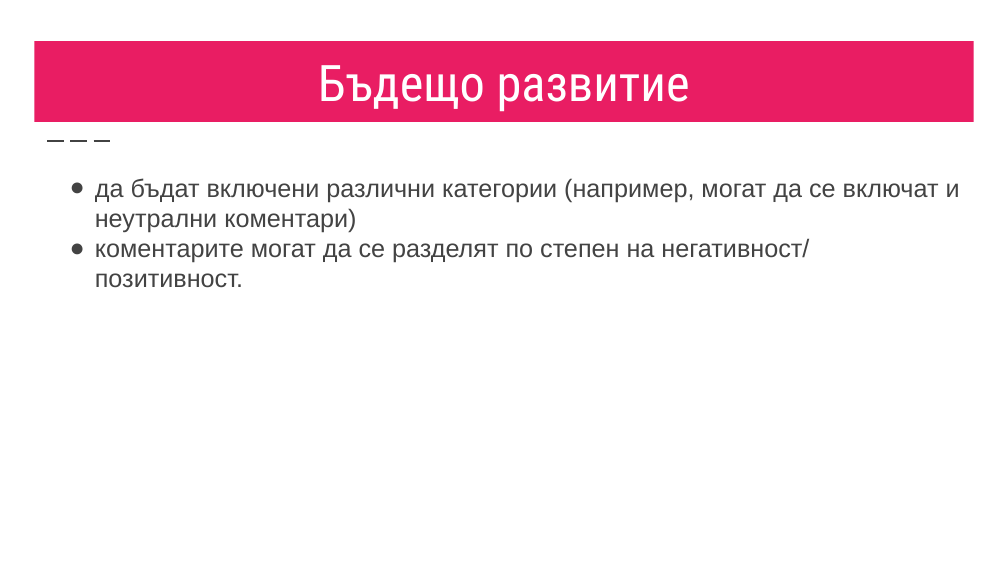
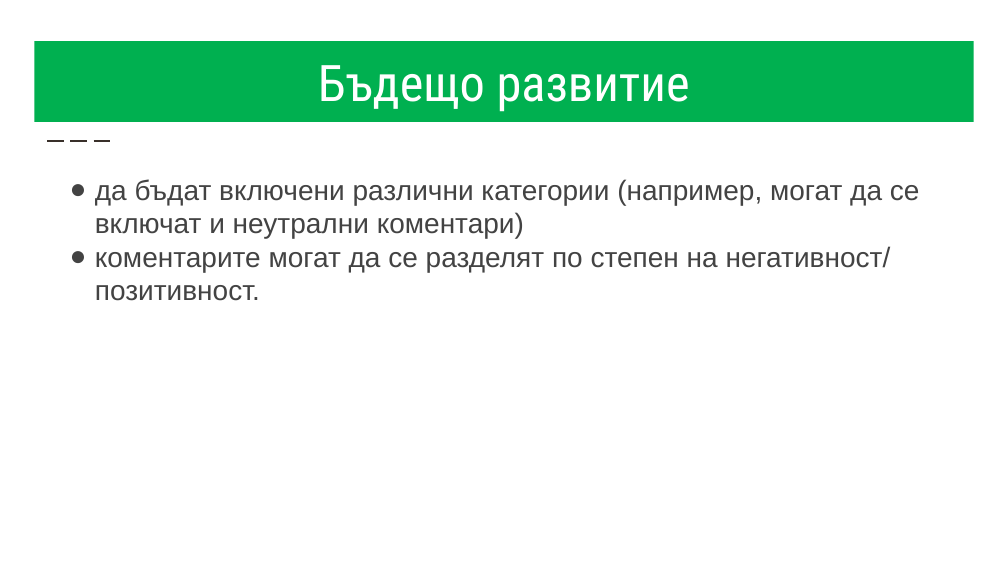
Before and after one commit to skeleta/BGMamaProject, a slide deck: slide 8 of documentation/БГ мама наръчник - НЛП.pptx. Drawn at 1008x567 pixels with LibreOffice and Linux fonts; fonts in the diff are those of the drawing. Boxes give left, top, right and bottom in pixels: in the first picture for what was removed or moved away, otherwise in the second. Text is boxed around its words. In the diff, an @@ line names an element or a change of style, - is before the commit and + after.

```diff
--- a/documentation/БГ мама наръчник - НЛП.pptx
+++ b/documentation/БГ мама наръчник - НЛП.pptx
@@ title "Бъдещо развитие" at [34, 41, 974, 122]: fill #E91D63 to #00B050 @@
@@ line (47, 140) - (115, 140): stroke #424242 1.5 pt dashed to #39302A 1.5 pt dashed @@
@@ text "да бъдат включени различни категории ..." at [95, 179, 920, 301]: size 18 to 20 pt @@
```
Also in this commit, not shown: 7 other slides changed.
